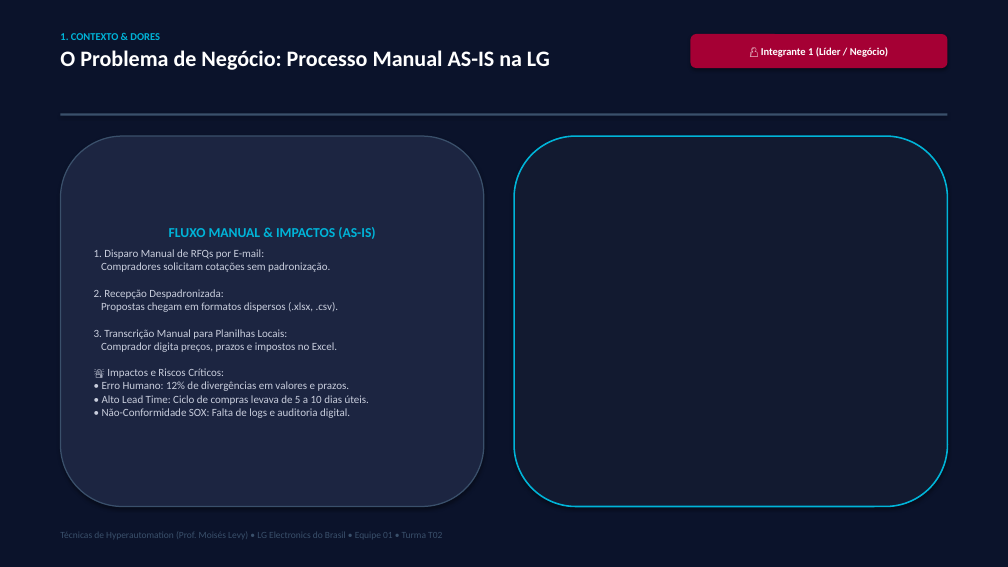
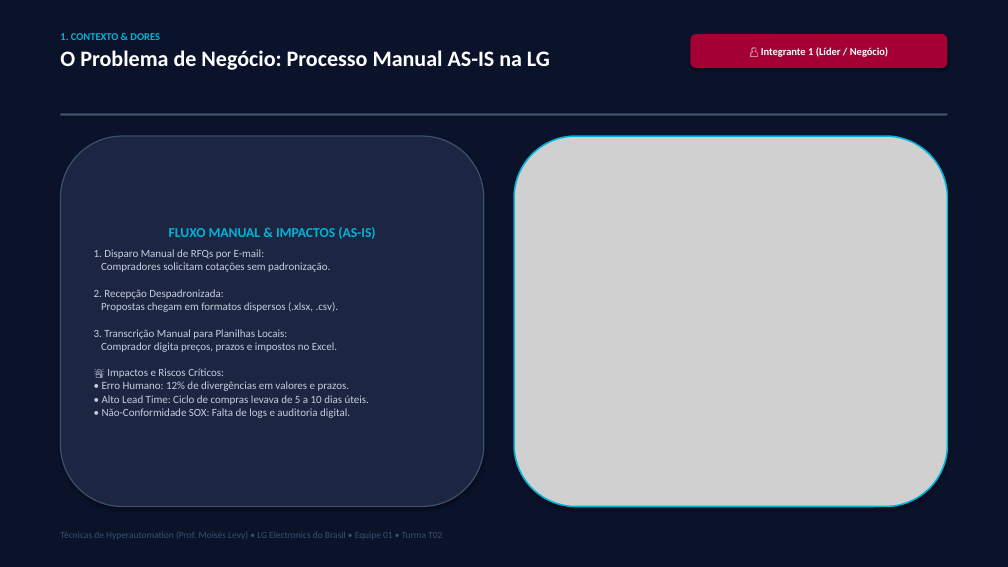
Before and after one commit to Sannyer3232/hyperautomation-av3-equipe1, a slide deck: slide 2 of docs/Apresentacao_Defesa_Hyperautomation_LG_Equipe01.pptx. Drawn at 1008x567 pixels with LibreOffice and Linux fonts; fonts in the diff are those of the drawing; grey boxes stand for pictures. Boxes give left, top, right and bottom in pixels: in the first picture for what was removed or moved away, otherwise in the second. Text is boxed around its words. In the diff, an @@ line names an element or a change of style, - is before the commit and + after.

```diff
--- a/docs/Apresentacao_Defesa_Hyperautomation_LG_Equipe01.pptx
+++ b/docs/Apresentacao_Defesa_Hyperautomation_LG_Equipe01.pptx
@@ rounded rectangle removed at (514, 136, 948, 507) @@
@@ picture added at (514, 136, 948, 507) @@
```
Also in this commit, not shown: 6 other slides changed, 1 other file.
